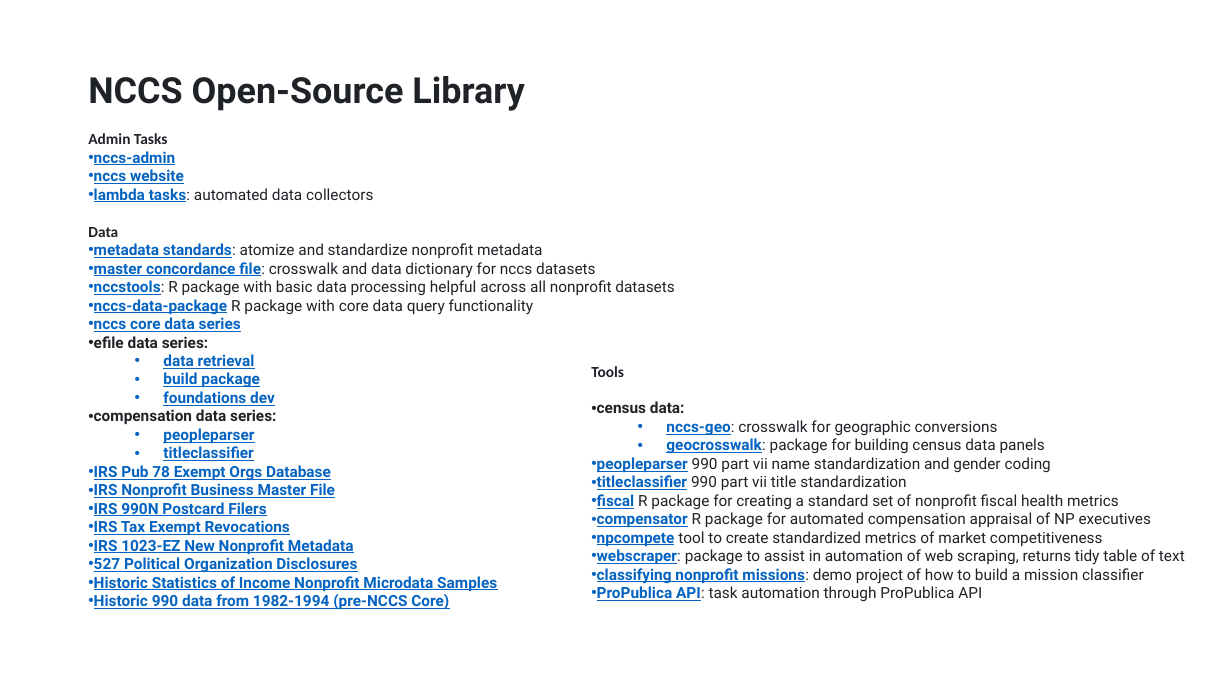
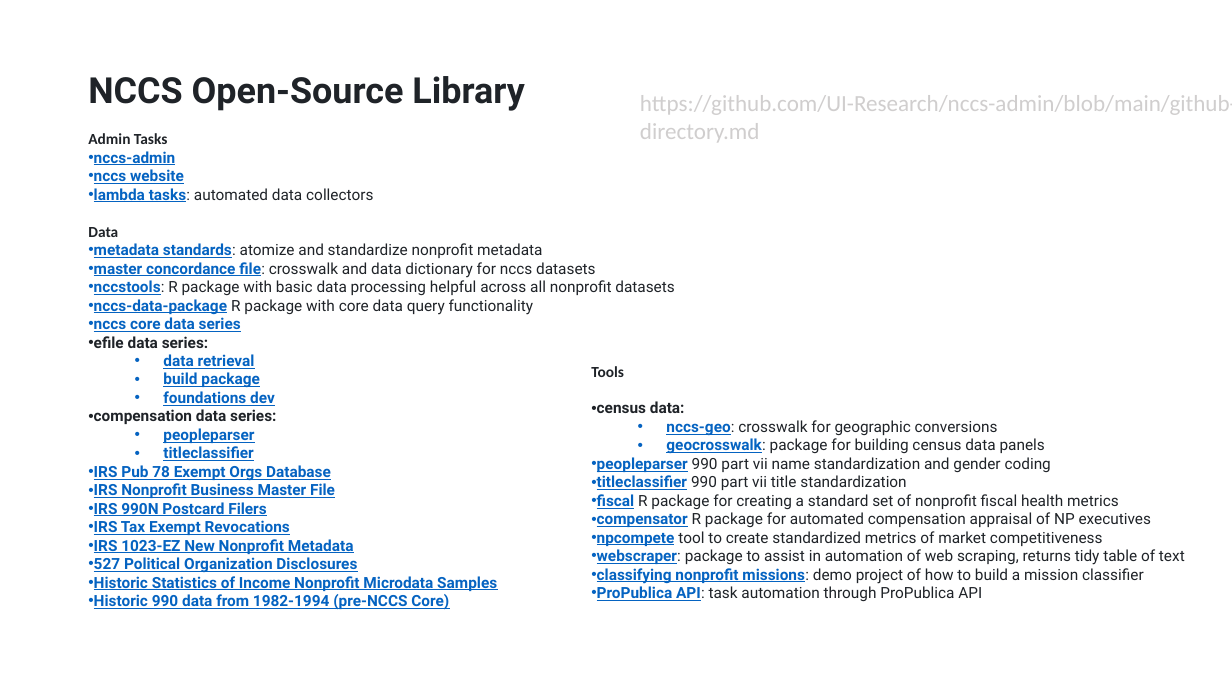
Before and after one commit to UrbanInstitute/nccs, a slide deck: slide 23 of public/img/stories/NCCS-OVERVIEW-SEPT-2023.pptx. Drawn at 1232x693 pixels with LibreOffice and Linux fonts; fonts in the diff are those of the drawing. Boxes give left, top, right and bottom in pixels: in the first picture for what was removed or moved away, otherwise in the second. Text is boxed around its words. In the diff, an @@ line names an element or a change of style, - is before the commit and + after.

```diff
--- a/public/img/stories/NCCS-OVERVIEW-SEPT-2023.pptx
+++ b/public/img/stories/NCCS-OVERVIEW-SEPT-2023.pptx
@@ text added at (x1=640, y1=95, x2=1232, y2=142), 18 pt, text #D0CECE @@
+https://github.com/UI-Research/nccs-admin/blob/main/github-directory.md
```
